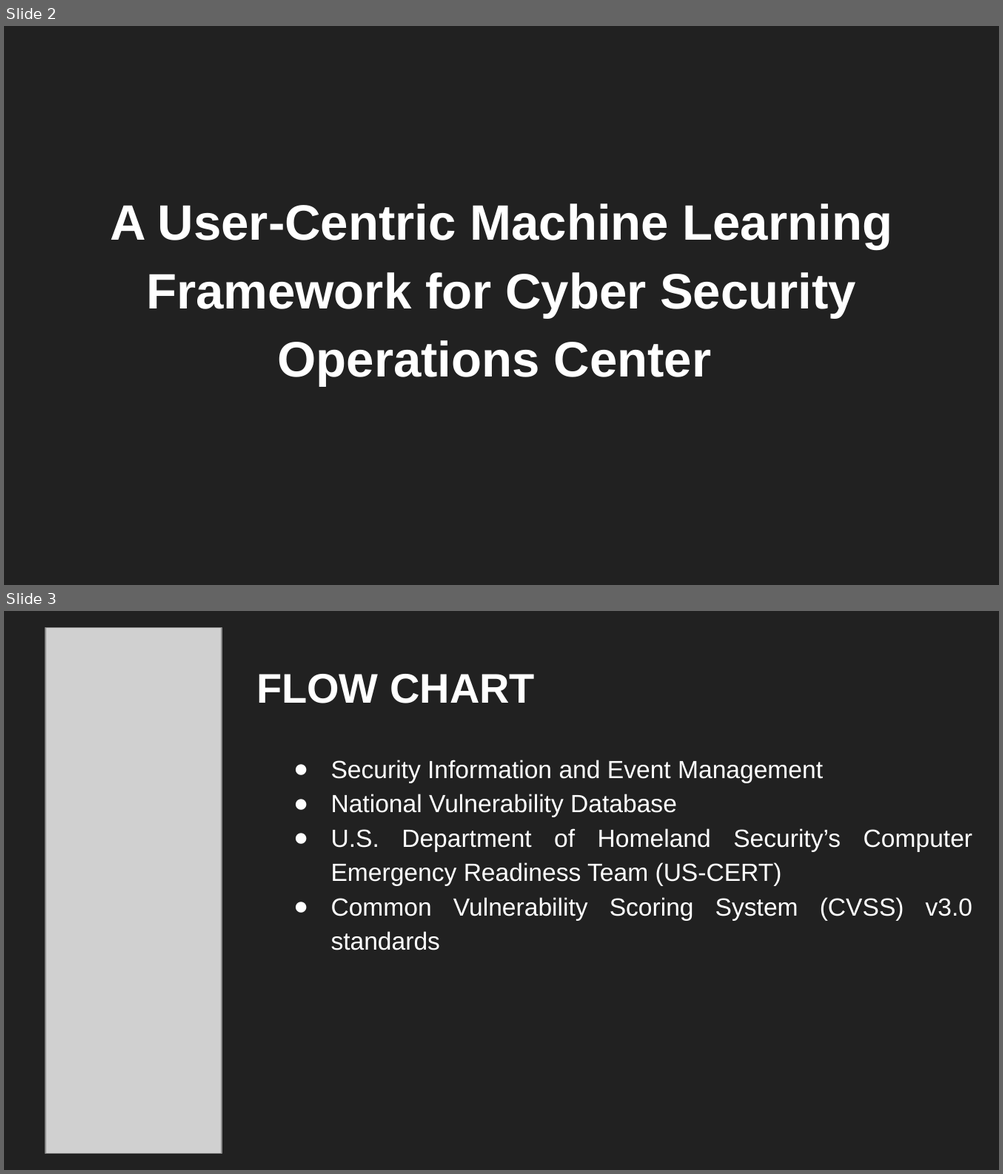
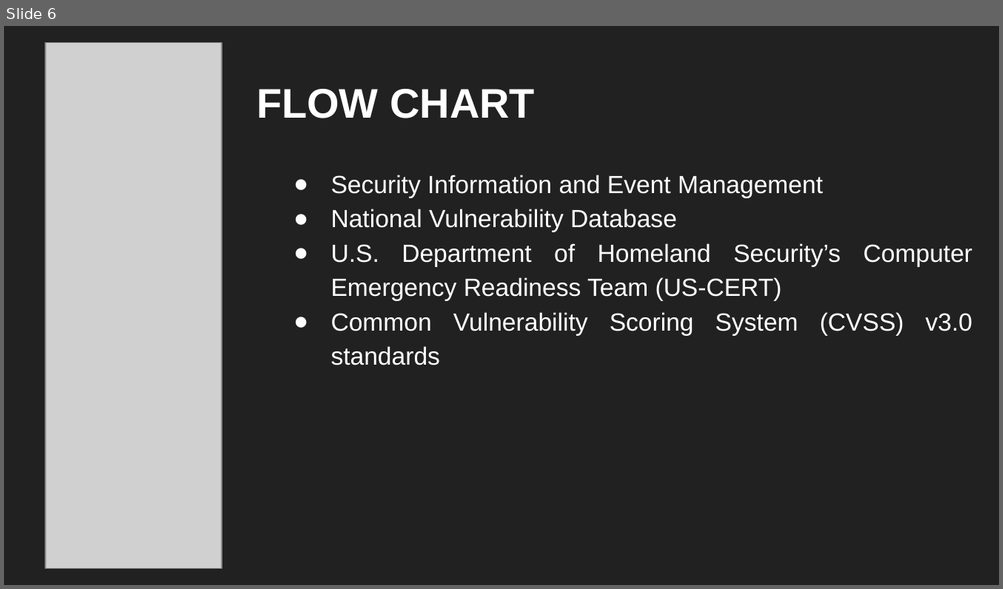
Before and after one commit to sbenstewart/cip-lab, a slide deck: presentation/presentation.pptx. Shown one above the other, each under a label of ours: slides 2 and 3 before the commit, slide 6 after it. The pictures are 1003x1174 and 1003x589 pixels, drawn with LibreOffice and Linux fonts; fonts in the diff are those of the drawing; grey boxes stand for pictures. Boxes give left, top, right and bottom in pixels: in the first picture for what was removed or moved away, otherwise in the second. Text is boxed around its words. In the diff, an @@ line names an element or a change of style, - is before the commit and + after.

```diff
--- a/presentation/presentation.pptx
+++ b/presentation/presentation.pptx
@@ slide 2 removed at [4,26,999,585], background #212121 @@
@@ title removed at [110,204,892,386] @@
-A User-Centric Machine Learning Framework for Cyber Security Operations Center
@@ what was slide 3 is now slide 6 @@
```
Also in this commit, not shown: 1 slide changed, 10 slides added, 2 other files.
